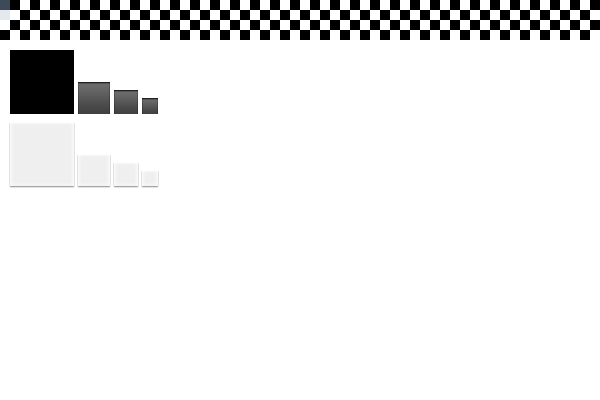
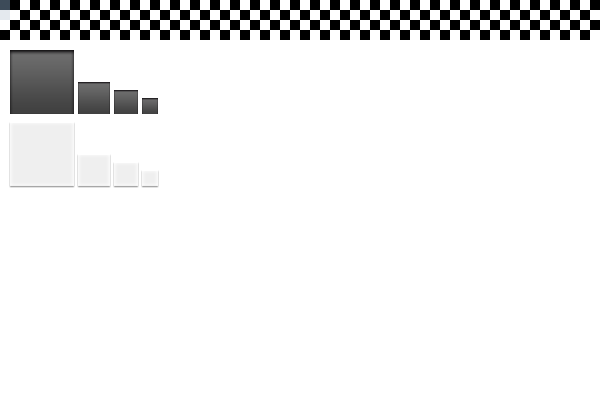
Revision of a layered 600×400 image; what changed, layer by layer:
pixels changed over (10, 50, 74, 114) (layer not identified)
